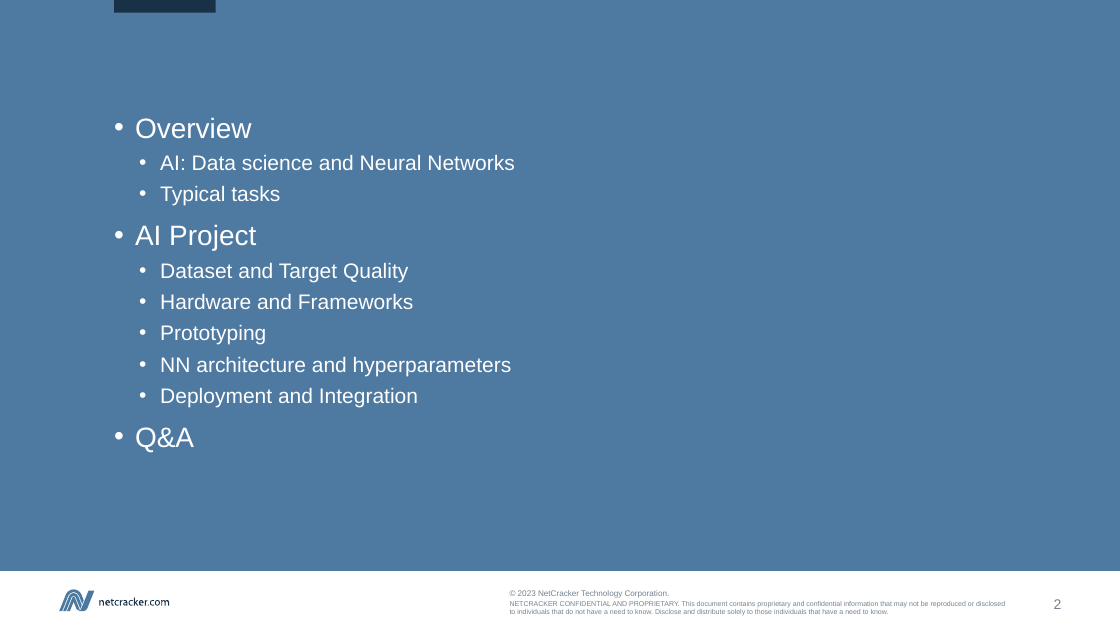
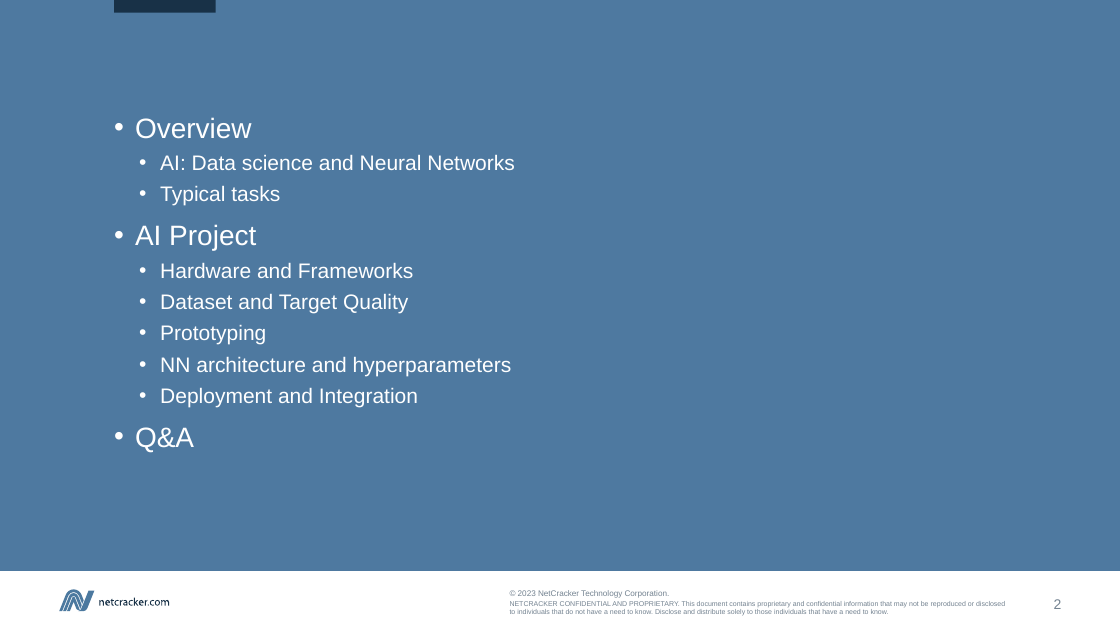
Before and after one commit to kvoloshenko/CLA, a slide deck: slide 2 of CLA_AI_01_en.pptx. Drawn at 1120x630 pixels with LibreOffice and Linux fonts; fonts in the diff are those of the drawing. Boxes give left, top, right and bottom in pixels: in the first picture for what was removed or moved away, otherwise in the second. Text is boxed around its words. In the diff, an @@ line names an element or a change of style, - is before the commit and + after.

```diff
--- a/CLA_AI_01_en.pptx
+++ b/CLA_AI_01_en.pptx
@@ text at (160, 263, 413, 278): paragraph added @@
+  • Hardware and Frameworks
@@ text at (160, 294, 413, 309): paragraph removed @@
-  • Hardware and Frameworks
```
Also in this commit, not shown: 1 other slide changed, 1 other file.
